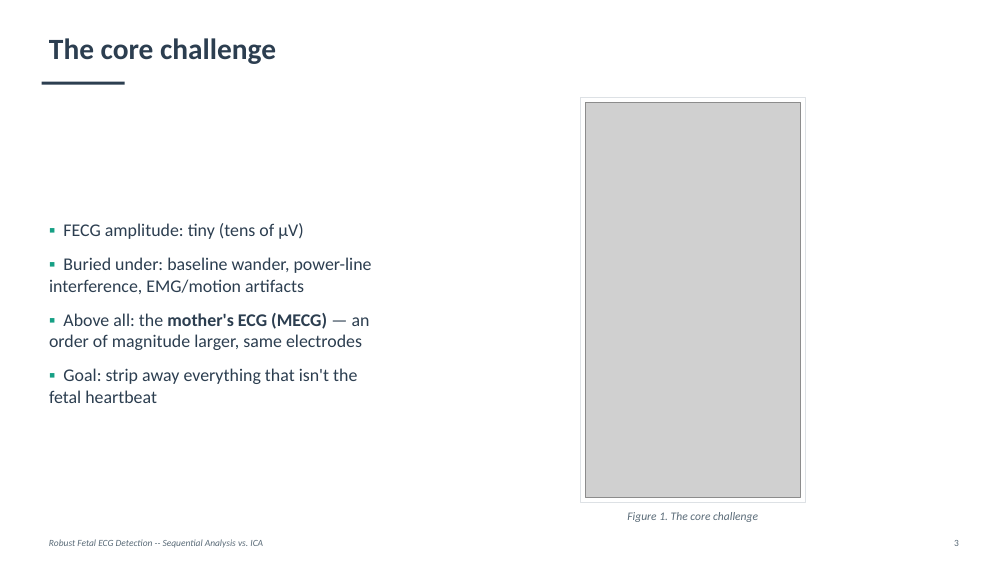
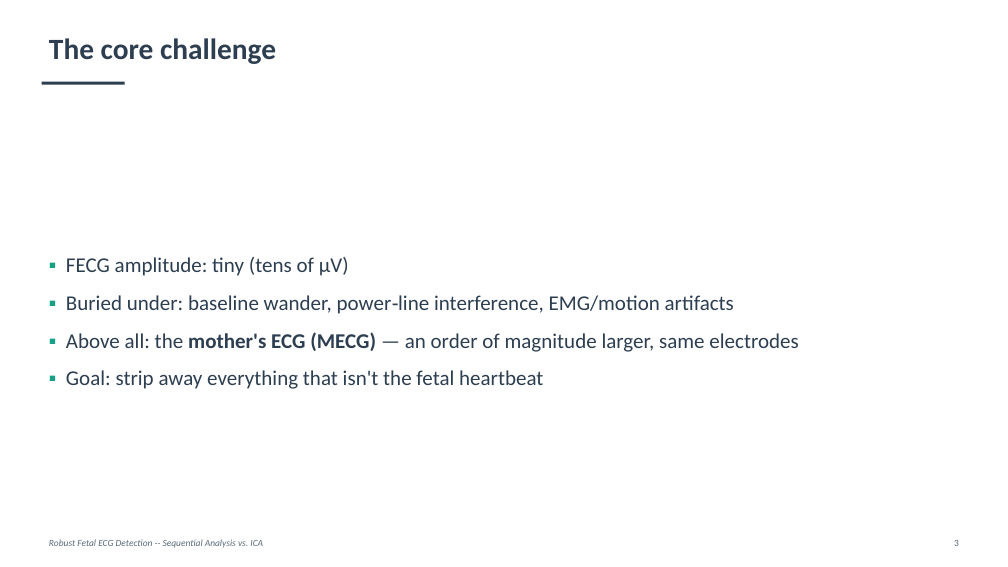
Before and after one commit to fedeceru/BSP_project, a slide deck: slide 3 of presentation/BSP_presentation.pptx. Drawn at 1008x567 pixels with LibreOffice and Linux fonts; fonts in the diff are those of the drawing; grey boxes stand for pictures. Boxes give left, top, right and bottom in pixels: in the first picture for what was removed or moved away, otherwise in the second. Text is boxed around its words. In the diff, an @@ line names an element or a change of style, - is before the commit and + after.

Commit message:
Aggiorna la presentazione e migliora la gestione del layout nel generatore di diapositive

```diff
--- a/presentation/BSP_presentation.pptx
+++ b/presentation/BSP_presentation.pptx
@@ rectangle removed at bbox=[581, 98, 805, 502] @@
@@ picture removed at bbox=[585, 102, 801, 498] @@
@@ text "▪ FECG amplitude: tiny (tens ...": place and size @@
-text "▪ FECG amplitude: tiny (tens ..." at bbox=[49, 223, 372, 403]
+text "▪ FECG amplitude: tiny (tens ..." at bbox=[66, 257, 798, 389]
@@ text "▪ FECG amplitude: tiny (tens ..." at bbox=[66, 257, 798, 389]: vertical alignment middle to top @@
@@ text at bbox=[66, 257, 798, 389]: size 17 to 20 pt in "▪ FECG amplitude: tiny (tens of µV)", "▪ Above all: the mother's ECG (MECG) ...", "▪ Goal: strip away everything that isn't ..."; indent changed @@
@@ text at bbox=[66, 295, 734, 314]: text changed; size 17 to 20 pt @@
-▪ Buried under: baseline wander, power-line interference, EMG/motion artifacts
+▪ Buried under: baseline wander, power‑line interference, EMG/motion artifacts
@@ text removed at bbox=[627, 512, 758, 522] @@
-Figure 1. The core challenge
```
Also in this commit, not shown: 19 other slides changed, 2 other files.
